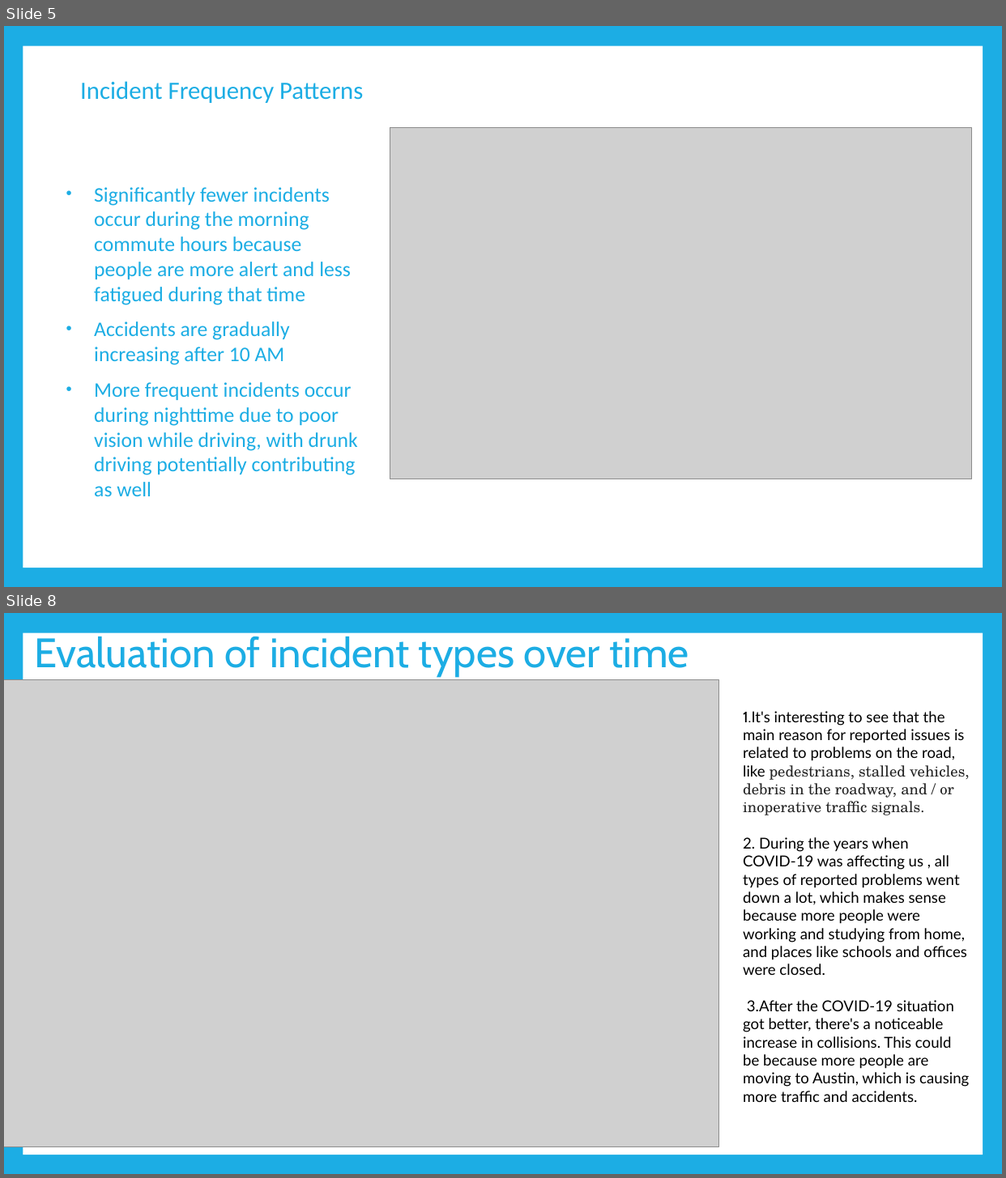
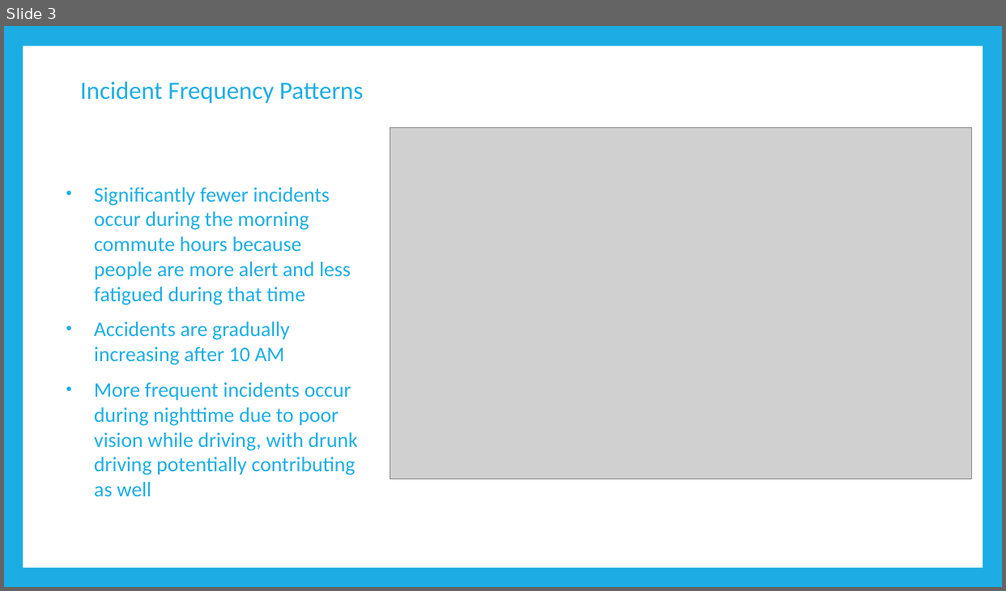
Before and after one commit to CharlesQuinn1/Trafic-Safety-Enhancement, a slide deck: Presentation/Sujatha.pptx. Shown one above the other, each under a label of ours: slides 5 and 8 before the commit, slide 3 after it; the slides between them are not shown. The pictures are 1006x1178 and 1006x591 pixels, drawn with LibreOffice and Linux fonts; fonts in the diff are those of the drawing; grey boxes stand for pictures. Boxes give left, top, right and bottom in pixels: in the first picture for what was removed or moved away, otherwise in the second. Text is boxed around its words. In the diff, an @@ line names an element or a change of style, - is before the commit and + after.

```diff
--- a/Presentation/Sujatha.pptx
+++ b/Presentation/Sujatha.pptx
@@ slide 8 removed at box(4, 613, 1002, 1174), background #1CADE4; not listed: 1 template element that a slide beside it also shows @@
@@ title removed at box(35, 636, 688, 677) @@
-Evaluation of incident types over time
@@ picture removed at box(4, 679, 719, 1147) @@
@@ text removed at box(743, 711, 969, 1102) @@
-1.It's interesting to see that the main reason for reported issues is related to problems on the road, like pedestrians, stalled vehicles, debris in the roadway, and / or inoperative traffic signals.
-2. During the years when COVID-19 was affecting us , all types of reported problems went down a lot, which makes sense because more people were working and studying from home, and places like schools and offices were closed.
-3.After the COVID-19 situation got better, there's a noticeable increase in collisions. This could be because more people are moving to Austin, which is causing more traffic and accidents.
@@ what was slide 5 is now slide 3 @@
```
Also in this commit, not shown: 1 slide changed, 3 other slides removed.
